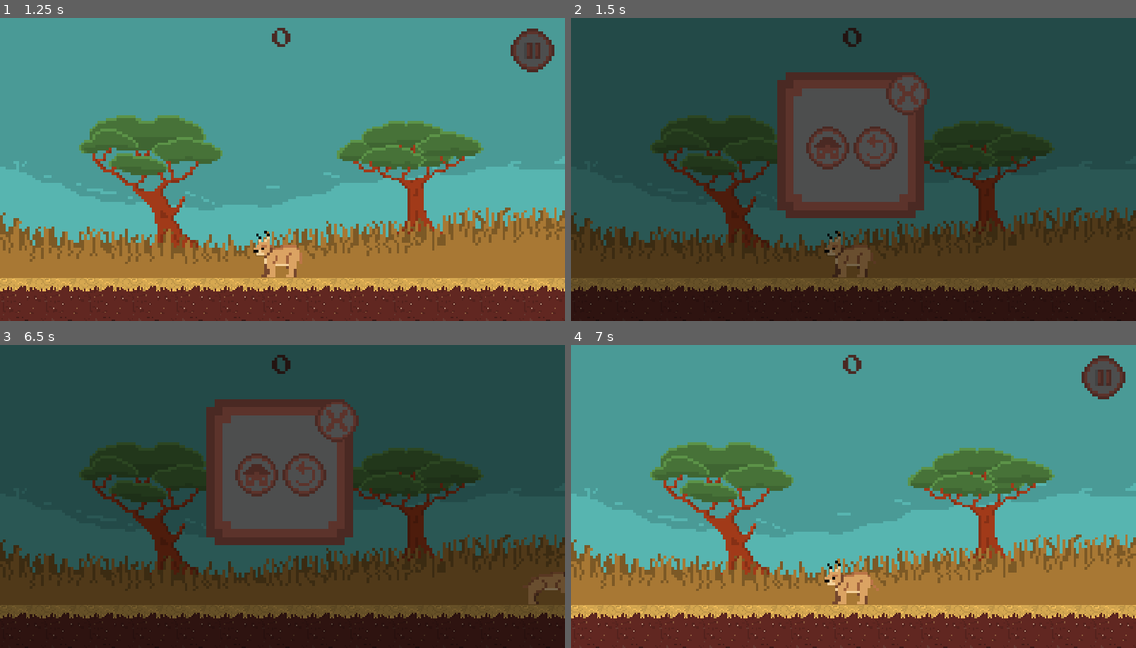
Above: before the commit, frames 1-4 (two rows, left to right).
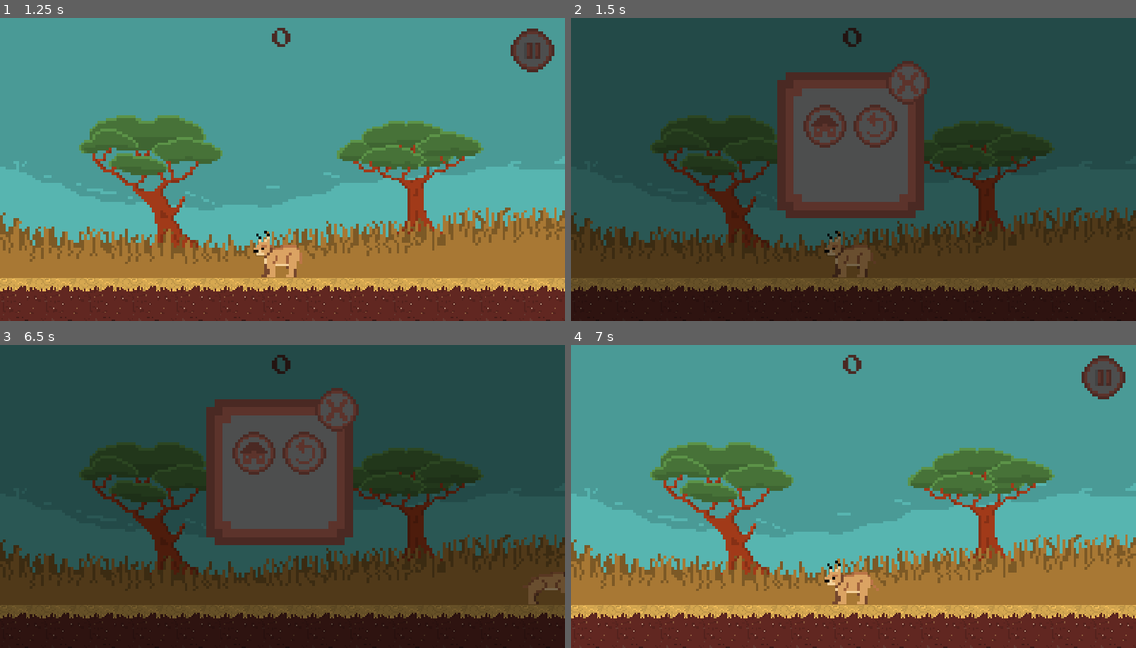
Above: after the commit, the same moments.

Repository: JoshuaW13/Floppa
Game: Godot game, scene res://interface/TitleScreen.tscn
Same seed, same stepped clock (60 frames per second), same inputs: the game is played once before the commit and once after it.
Inputs (mouse positions are in pixels of both pictures, inside the frame that each line leads up to; where the layout moved, square brackets give the same spot in the first picture):
- Up to frame 1 (1.25 s): click (231, 199) at 0.5 s
- Up to frame 2 (1.5 s): click (1102, 51) at 1.25 s
- Up to frame 3 (6.5 s): click (305, 454) [305, 475] at 2 s; move the mouse to (406, 481) at 2.77 s; press the mouse at (406, 481) at 2.78 s; hold D (MoveRight) 2.78-4.28 s; tap W (jump) at 3.02, 3.32, 3.77, 4.07, 5.27, 5.57, 6.02, 6.32 s; move the mouse to (169, 511) at 3.52 s; release the mouse at (169, 511) at 3.53 s; click (169, 511) at 3.6 s; move the mouse to (339, 429) at 4.27 s; press the mouse at (339, 429) at 4.28 s; hold A (MoveLeft) 4.28-5.03 s; move the mouse to (254, 557) at 5.02 s; release the mouse at (254, 557) at 5.03 s; hold D (MoveRight) from 5.03 s (still down); click (254, 557) at 5.1 s; move the mouse to (452, 541) at 5.77 s; press the mouse at (452, 541) at 5.78 s; tap Escape (ui_cancel) at 6.4 s
- Up to frame 4 (7 s): release D (MoveRight) at 6.5 s; release the mouse at (1023, 541) at 6.5 s; click (876, 454) [876, 475] at 6.5 s

Frame 1 is identical in both runs. In frame 2, 2.3% of the frame differs, in the area x 41-64%, y 14-50%; in frame 3, 2.3%; in frame 4, nothing differs.

Commit message:
added score to when you die

Diff:
--- a/Actors/Ennemies/MartialEagle/MartialEagle.gd
+++ b/Actors/Ennemies/MartialEagle/MartialEagle.gd
@@ -19,7 +19,7 @@
 onready var invulnerableTimer = $InvulnerableTimer
 
 func _ready() -> void:
-	points = 5
+	points = 7
 	detection.set_deferred("disabled", true)
 	_set_health(2)
 
@@ -106,7 +106,7 @@
 	#print("detected!",area.name)
 	detection.set_deferred("disabled", true)
 	target = area.global_position;
-	target.y -=15
+	target.y -=10
 	#print("Targets ",target)
 	state = states.DOWN;
 
--- a/Actors/Ennemies/Springbok/springbok.gd
+++ b/Actors/Ennemies/Springbok/springbok.gd
@@ -10,14 +10,14 @@
 }
 var state = states.RUN
 onready var health = health setget _set_health;
-var velocity = Vector2(175,0)
+var velocity = Vector2(190,0)
 onready var animationPLayer = $AnimationPlayer
 onready var damagePlayer = $DamageStateAnimator
 onready var hurtbox = $HurtBox/CollisionShape2D
 onready var invulnerableTimer = $invulnerableTimer
 
 func _ready() -> void:
-	points=6
+	points=5
 	_set_health(2);
 
 func init(direction):
--- a/EnnemySpawner.gd
+++ b/EnnemySpawner.gd
@@ -79,18 +79,19 @@
 	add_child(en);
 	en.position = ennemyLocation.position;
 
+
 func _on_Timer_timeout() -> void:
 	var numEnem = 1;
-	if wave  >=2 and wave <5:
+	if wave  >=2 and wave <4:
 		numEnem = 2
-	elif wave>=5:
-		numEnem = wave/4+2
+	elif wave>=4:
+		numEnem = wave/3+2
 
 	for i in numEnem:
-		var altitude = randi()%3;
-		if altitude ==1:
+		var altitude = randi()%5;
+		if altitude %2==1:
 			spawn_aerial()
-		elif altitude == 0 or altitude==2:
+		elif altitude%2==0:
 			spawn_ennemy()
 		yield(get_tree().create_timer(2), "timeout")
 		#print("spawned")
--- /dev/null
+++ b/PlayerData.gd
@@ -0,0 +1,4 @@
+class_name PlayerData
+extends Node
+#fields
+var highScore = 0;
--- a/World.gd
+++ b/World.gd
@@ -3,7 +3,7 @@
 
 #Fields
 var points=0;
-onready var scoreBoard = $Label
+onready var scoreBoard = $Score
 onready var pauseMenu = $PauseMenu
 onready var player = $PLayer
 
@@ -16,8 +16,9 @@
 	scoreBoard.text = str(points)
 
 func _on_PLayer_killed() -> void:
+	scoreBoard.visible=false
 	player.queue_free()
-	pauseMenu.player_died_menu()
+	pauseMenu.player_died_menu(scoreBoard.text)
 
 func _on_EnnemySpawner_pointScored(to_add) -> void:
 	points += to_add
--- a/World.tscn
+++ b/World.tscn
@@ -74,7 +74,7 @@
 format = 1
 tile_data = PoolIntArray( 458751, 0, 0, 393216, 0, 0, 393217, 0, 0, 393218, 0, 0, 393219, 0, 0, 393220, 0, 0, 393221, 0, 0, 393222, 0, 0, 393223, 0, 0, 393224, 0, 0, 393225, 0, 0, 393226, 0, 0, 393227, 0, 0, 393228, 0, 0, 393229, 0, 0 )
 
-[node name="Label" type="Label" parent="."]
+[node name="Score" type="Label" parent="."]
 modulate = Color( 0.290196, 0.160784, 0.137255, 1 )
 anchor_left = 0.5
 anchor_right = 0.5
--- a/interface/PauseMenu.gd
+++ b/interface/PauseMenu.gd
@@ -20,12 +20,15 @@
 	for node in pauseItems.get_children():
 		node.visible = !node.visible
 
-func player_died_menu():
+func player_died_menu(score):
 	var pauseButton = $Control/pausebutton
+	var score_display = $Control/PauseMenu/Score
+	score_display.text = "Score: "+score
 	for node in pauseItems.get_children():
 		node.visible = !node.visible
 		if node.name == "PauseMenu":
 			node.get_node("XButton").visible = false
+	score_display.visible=true
 	pauseButton.visible = false
 
 
--- a/interface/PauseMenu.tscn
+++ b/interface/PauseMenu.tscn
@@ -11,6 +11,7 @@
 [ext_resource path="res://interface/images/HomeButtonPressed.png" type="Texture" id=9]
 [ext_resource path="res://interface/images/RestartButtonPressed.png" type="Texture" id=10]
 [ext_resource path="res://interface/PauseScreen.tscn" type="PackedScene" id=11]
+[ext_resource path="res://interface/themes/MainTheme.tres" type="Theme" id=12]
 
 [node name="PauseMenu" type="CanvasLayer"]
 pause_mode = 2
@@ -47,9 +48,9 @@
 
 [node name="XButton" type="TextureButton" parent="Control/PauseMenu"]
 margin_left = 232.0
-margin_top = 40.0
+margin_top = 32.0
 margin_right = 264.0
-margin_bottom = 72.0
+margin_bottom = 64.0
 texture_normal = ExtResource( 8 )
 texture_pressed = ExtResource( 5 )
 texture_hover = ExtResource( 5 )
@@ -58,10 +59,10 @@
 }
 
 [node name="homebutton" type="TextureButton" parent="Control/PauseMenu"]
-margin_left = 172.568
-margin_top = 80.0
-margin_right = 204.568
-margin_bottom = 112.0
+margin_left = 171.0
+margin_top = 64.0
+margin_right = 203.0
+margin_bottom = 96.0
 size_flags_horizontal = 3
 texture_normal = ExtResource( 9 )
 texture_pressed = ExtResource( 2 )
@@ -72,9 +73,9 @@
 
 [node name="restartbutton" type="TextureButton" parent="Control/PauseMenu"]
 margin_left = 208.0
-margin_top = 80.0
+margin_top = 64.0
 margin_right = 240.0
-margin_bottom = 112.0
+margin_bottom = 96.0
 size_flags_horizontal = 3
 size_flags_vertical = 3
 texture_normal = ExtResource( 10 )
@@ -83,6 +84,17 @@
 __meta__ = {
 "_edit_use_anchors_": false
 }
+
+[node name="Score" type="Label" parent="Control/PauseMenu"]
+visible = false
+modulate = Color( 0.290196, 0.160784, 0.137255, 1 )
+margin_left = 176.0
+margin_top = 104.0
+margin_right = 240.0
+margin_bottom = 112.0
+theme = ExtResource( 12 )
+text = "Score: 678"
+align = 1
 
 [node name="pausebutton" type="TextureButton" parent="Control"]
 margin_left = 376.0
--- a/project.godot
+++ b/project.godot
@@ -24,6 +24,11 @@
 "language": "GDScript",
 "path": "res://Actors/Player/PLayer.gd"
 }, {
+"base": "Node",
+"class": "PlayerData",
+"language": "GDScript",
+"path": "res://PlayerData.gd"
+}, {
 "base": "State",
 "class": "PlayerState",
 "language": "GDScript",
@@ -48,6 +53,7 @@
 "Actor": "",
 "Ennemy": "",
 "Player": "",
+"PlayerData": "",
 "PlayerState": "",
 "Prey": "",
 "State": "",
Not shown: 3 places in Spawners/EnnemySpawner.tscn that only renumber resources
Not shown: 1 places in interface/PauseMenu.tscn that only renumber resources
